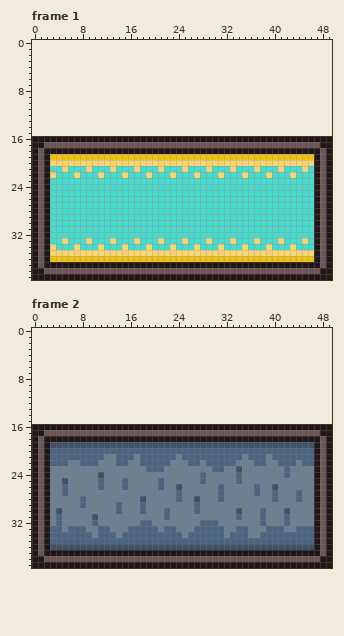
File history of a pixel-art file, Project Games/Project Mini Farm Simulator/Aseprite/basic UI/Weather_UI.aseprite. The picture above is the old version.
50x24 pixels, 5 frames. Shown: frame 1, frame 2. The old version is drawn lined up with the new one, on the new canvas. The commit also changed other frames, which this record leaves out.
New version:
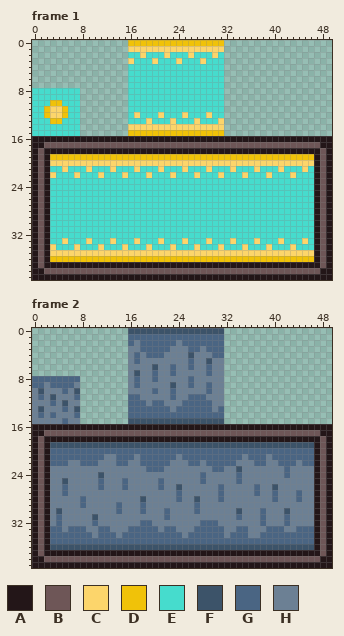
Palette (. is transparent): A #231618  B #6e5657  C #fcd56b  D #f0c209  E #46dccd  F #3c5369  G #4a6583  H #6c8094
Edits made:
{"change": "canvas 50x24 -> 50x40, the old top-left corner now at 0,16"}
{"where": "frame 1"}
{"frame":1,"y":0,"x":16,"old":"................","new":"DDDDDDDDDDDDDDDD"}
{"frame":1,"y":1,"x":16,"old":"................","new":"CCCCCCCCCCCCCCCC"}
{"frame":1,"y":2,"x":16,"old":"................","new":"EECEEECEEECEEECE"}
{"frame":1,"y":3,"x":16,"old":"................","new":"CEEECEEECEEECEEE"}
{"frame":1,"y":4,"x":16,"old":"................","new":"EEEEEEEEEEEEEEEE"}
{"frame":1,"y":5,"x":16,"old":"................","new":"EEEEEEEEEEEEEEEE"}
{"frame":1,"y":6,"x":16,"old":"................","new":"EEEEEEEEEEEEEEEE"}
{"frame":1,"y":7,"x":16,"old":"................","new":"EEEEEEEEEEEEEEEE"}
{"frame":1,"y":8,"x":0,"old":"........","new":"EEEEEEEE"}
{"frame":1,"y":8,"x":16,"old":"................","new":"EEEEEEEEEEEEEEEE"}
{"frame":1,"y":9,"x":0,"old":"........","new":"EEEEEEEE"}
{"frame":1,"y":9,"x":16,"old":"................","new":"EEEEEEEEEEEEEEEE"}
{"frame":1,"y":10,"x":0,"old":"........","new":"EEEDDEEE"}
{"frame":1,"y":10,"x":16,"old":"................","new":"EEEEEEEEEEEEEEEE"}
{"frame":1,"y":11,"x":0,"old":"........","new":"EEDCCDEE"}
{"frame":1,"y":11,"x":16,"old":"................","new":"EEEEEEEEEEEEEEEE"}
{"frame":1,"y":12,"x":0,"old":"........","new":"EEDCCDEE"}
{"frame":1,"y":12,"x":16,"old":"................","new":"ECEEECEEECEEECEE"}
{"frame":1,"y":13,"x":0,"old":"........","new":"EEEDDEEE"}
{"frame":1,"y":13,"x":16,"old":"................","new":"EEECEEECEEECEEEC"}
{"frame":1,"y":14,"x":0,"old":"........","new":"EEEEEEEE"}
{"frame":1,"y":14,"x":16,"old":"................","new":"CCCCCCCCCCCCCCCC"}
{"frame":1,"y":15,"x":0,"old":"........","new":"EEEEEEEE"}
{"frame":1,"y":15,"x":16,"old":"................","new":"DDDDDDDDDDDDDDDD"}
{"where": "frame 2"}
{"frame":2,"y":0,"x":16,"old":"................","new":"FFFFFFFFFFFFFFFF"}
{"frame":2,"y":1,"x":16,"old":"................","new":"GGGGGGGGGGGGGGGG"}
{"frame":2,"y":2,"x":16,"old":"................","new":"GHGGGGGGHGGGGGGG"}
{"frame":2,"y":3,"x":16,"old":"................","new":"HHGGGGGHHHGGHGGG"}
{"frame":2,"y":4,"x":16,"old":"................","new":"HGHGGGHHHHFHHHGG"}
{"frame":2,"y":5,"x":16,"old":"................","new":"HGHHHHHHHHGHHFHH"}
{"frame":2,"y":6,"x":16,"old":"................","new":"HHHHFHHGHHGHHGHH"}
{"frame":2,"y":7,"x":16,"old":"................","new":"HFHHGHHGHHHHHGHH"}
{"frame":2,"y":8,"x":0,"old":"........","new":"GGGGGGGG"}
{"frame":2,"y":8,"x":16,"old":"................","new":"HGHHGHHHHHGHHHHH"}
{"frame":2,"y":9,"x":0,"old":"........","new":"GGHGGGGH"}
{"frame":2,"y":9,"x":16,"old":"................","new":"HGHHHHHFHHGHHGHH"}
{"frame":2,"y":10,"x":0,"old":"........","new":"HFHHHGHF"}
{"frame":2,"y":10,"x":16,"old":"................","new":"HHHHGHHGHHHHHGHH"}
{"frame":2,"y":11,"x":0,"old":"........","new":"HGHFHHHG"}
{"frame":2,"y":11,"x":16,"old":"................","new":"GGHHHHHGHHGGGHHH"}
{"frame":2,"y":12,"x":0,"old":"........","new":"HHHGHFHH"}
{"frame":2,"y":12,"x":16,"old":"................","new":"GGGHGGHHHGGGGGHH"}
{"frame":2,"y":13,"x":0,"old":"........","new":"HFHHHGHF"}
{"frame":2,"y":13,"x":16,"old":"................","new":"GGGGGGGHGGGGGGHG"}
{"frame":2,"y":14,"x":0,"old":"........","new":"HGHGHHHG"}
{"frame":2,"y":14,"x":16,"old":"................","new":"GGGGGGGGGGGGGGGG"}
{"frame":2,"y":15,"x":0,"old":"........","new":"HHHHHGHH"}
{"frame":2,"y":15,"x":16,"old":"................","new":"FFFFFFFFFFFFFFFF"}
{"label":"added","picture_box":[128,40,224,136]}
{"label":"added","picture_box":[32,88,80,136]}
{"label":"added","picture_box":[128,328,224,424]}
{"label":"added","picture_box":[32,376,80,424]}
